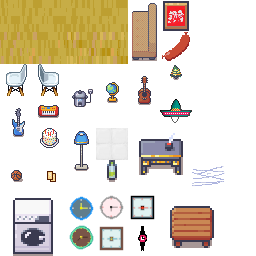
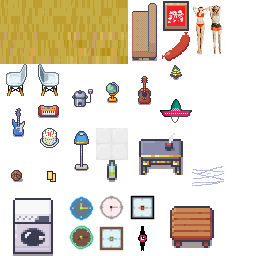
Before/after of a 256 x 256 layered artwork. What changed in the layer stack:
painted on "tileset_hs18.png" over (x1=193, y1=5, x2=225, y2=57)
